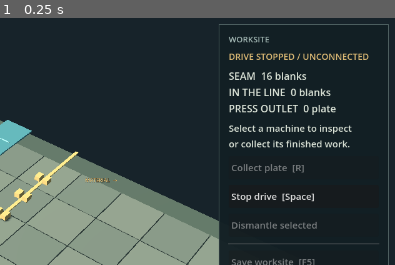
Above: before the commit, frame 1.
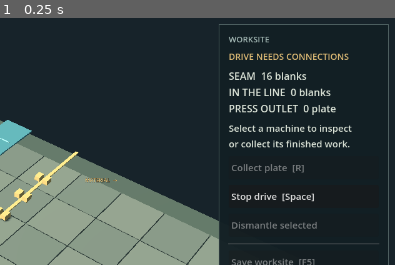
Above: after the commit, the same moment.

Repository: dan-garvey/factory_project
Game: Godot game, scene res://opening/opening.tscn
The game is run twice, just before and just after one commit, with the same random seed, the same clock (stepped at 60 frames per second) and the same inputs. This scene is started directly instead of the project's main scene.
Inputs:
- Up to frame 1 (0.25 s): no input
The pictures show only the part of the screen within x 50-100%, y 0-50%; the shares and areas given below are measured in that part.

The runs differ from the first frame. In frame 1, 0.6% of the frame differs, in the area x 64-94%, y 14-18%.

Commit message:
feat: clarify opening inspection and reconnect feedback
Explain missing material and drive links, stopped power and retained work using confirmed projection facts. Suppress action advice while shared input is pending or the connection is unavailable, and show the actual connection failure beside any retained uncertain-action warning.

Combine the independently reviewed inspector and connection-message changes without altering Model, Session, Store, item ownership or retry behavior. Preserve the original layout and hidden-cause failures. Current-main canonical and immutable staged checks pass136 tests and all58 project scripts; the normal hook repeats the gate. Component native evidence is independently verified. A distinct combined current-main consumer is still required before publication; this does not establish human play, arbitrary-resolution layout or moving-world networking.

Diff:
--- /dev/null
+++ b/experiments/engine-environment/godot/opening/inspection_check.gd
@@ -0,0 +1,133 @@
+extends "res://opening/opening_check.gd"
+## Actual selected-inspector input and retained-work/save/Help consumer.
+var observations: Dictionary = {}
+var evidence := ""
+
+func observe(label: String) -> void:
+	scene._refresh()
+	observations[label] = {"projection": scene.model.projection(), "inspector": scene.inspector.text,
+		"power_label": scene.power_label.text, "selected": scene.selected,
+		"inspector_rect": [scene.inspector.position.x, scene.inspector.position.y, scene.inspector.size.x, scene.inspector.size.y]}
+	_check(scene.inspector.get_global_rect().end.x <= 1262, "Inspector stays within its worksite panel")
+	_check(scene.load_button.get_global_rect().end.y < 694, "Inspector leaves bottom controls readable")
+
+func capture(label: String) -> void:
+	if DisplayServer.get_name() != "headless":
+		await RenderingServer.frame_post_draw
+		_check(root.get_texture().get_image().save_png(evidence.path_join(label + ".png")) == OK, "Actual inspector capture saved")
+
+func inspect(x: int) -> void:
+	var before: Dictionary = scene.model.checkpoint()
+	await _key(KEY_I)
+	await _click_cell(x)
+	_check(scene.model.checkpoint() == before, "Inspection does not issue a command or change authority")
+
+func _run() -> void:
+	root.size = Vector2i(1280, 800)
+	for argument in OS.get_cmdline_user_args():
+		if argument.begins_with("--evidence="):
+			evidence = argument.trim_prefix("--evidence=")
+	_check(evidence.is_absolute_path() and DirAccess.dir_exists_absolute(evidence), "Owned external evidence directory required")
+	scene = load("res://opening/opening.tscn").instantiate()
+	scene.auto_advance = false
+	scene.configure_save_slot(evidence.path_join("worksite.factory"))
+	root.add_child(scene)
+	await process_frame
+	await physics_frame
+	for entry in [[KEY_4, -1], [KEY_1, 0], [KEY_2, 1], [KEY_3, 2]]:
+		await _key(entry[0])
+		await _click_cell(entry[1])
+	await inspect(2)
+	observe("missing_material")
+	_check("No material inlet linked." in scene.inspector.text and "[F] link Belt → Press." in scene.inspector.text, "Press names missing material link")
+	await capture("missing-material")
+	await inspect(0)
+	_check("[F] link Collector → Belt." in scene.inspector.text, "Collector names its actual outlet path")
+	await _connect(KEY_F, 0, 1)
+	await inspect(1)
+	_check("No material outlet linked." in scene.inspector.text and "[F] link Belt → Press." in scene.inspector.text, "Belt distinguishes outlet from connected inlet")
+	await _connect(KEY_F, 1, 2)
+	await inspect(2)
+	observe("missing_drive")
+	_check("Drive needs connections." in scene.inspector.text and "[G]" in scene.inspector.text and not "[Space]" in scene.inspector.text, "Missing drive never claims Space repairs it")
+	_check(scene.power_label.text == "DRIVE NEEDS CONNECTIONS", "Power label distinguishes unconnected drive")
+	await capture("missing-drive")
+	await _key(KEY_SPACE)
+	observe("switched_off_unconnected")
+	_check(scene.power_label.text == "DRIVE SWITCHED OFF" and "[Space] enables" in scene.inspector.text, "Switch-off differs from missing connections")
+	await _key(KEY_SPACE)
+	_check("[G]" in scene.inspector.text, "Enabling alone still calls for real drive connections")
+	for pair in [[-1, 0], [0, 1], [1, 2]]:
+		await _connect(KEY_G, pair[0], pair[1])
+	scene.model.advance(4)
+	await inspect(2)
+	observe("working")
+	_check(scene.state.stock.held == 1 and scene.state.remaining == 2 and "Working: 2 ticks" in scene.inspector.text, "Held work is shown as processing, not missing input")
+	await _key(KEY_SPACE)
+	var paused: Dictionary = scene.model.checkpoint()
+	scene.model.advance(3)
+	observe("paused")
+	_check(scene.state.stock == paused.stock.merged({"player": 0}) and scene.state.remaining == 2 and "Drive switched off." in scene.inspector.text, "Stopped advice preserves exact unfinished phase")
+	await _key(KEY_F5)
+	var saved: Dictionary = scene.model.checkpoint()
+	_check(scene.last_save_result.accepted, "Actual F5 still saves held work")
+	await _key(KEY_H)
+	await _key(KEY_RIGHT)
+	await _key(KEY_H)
+	_check(scene.model.checkpoint() == saved, "Read-only Help does not change live checkpoint")
+	await _key(KEY_SPACE)
+	scene.model.advance(12)
+	scene._refresh()
+	observe("blocked")
+	_check(scene.state.stock.output == 1 and scene.state.stock.held == 1 and scene.state.remaining == 0, "Ordinary construction reaches real blocked held work")
+	_check("Outlet full; plate ready." in scene.inspector.text and "[R] collect" in scene.inspector.text, "Full outlet names recovery action")
+	await capture("blocked")
+	await _key(KEY_R)
+	observe("retrieved")
+	_check(scene.state.inventories.get("P", 0) == 1 and scene.state.stock.output == 0, "Actual R transfers one existing plate")
+	_check("Work done; blank retained." in scene.inspector.text, "Completed held work awaits next real tick after retrieval")
+	scene.model.advance()
+	scene._refresh()
+	observe("recovered")
+	_check(scene.state.stock.output == 1 and scene.state.stock.held == 1 and scene.state.remaining == 2, "Freeing outlet resumes retained work")
+	await _key(KEY_F9)
+	_check(scene.model.checkpoint() == saved and scene.selected.is_empty(), "Actual F9 preserves exact saved work and clears stale selection")
+	await inspect(2)
+	observe("restored")
+	_check("Drive switched off." in scene.inspector.text and scene.state.remaining == 2 and scene.state.stock.held == 1, "Restored inspector derives from actual restored paused state")
+	_check(_conserved(), "Finite quantities remain conserved")
+	# A separate declared fresh worksite builds drive FIRST. Missing material
+	# advice must respect the existing stop-before-edit authority contract.
+	scene.free()
+	scene = load("res://opening/opening.tscn").instantiate()
+	scene.auto_advance = false
+	root.add_child(scene)
+	await process_frame
+	await physics_frame
+	for entry in [[KEY_4, -1], [KEY_1, 0], [KEY_2, 1], [KEY_3, 2]]:
+		await _key(entry[0])
+		await _click_cell(entry[1])
+	for pair in [[-1, 0], [0, 1], [1, 2]]:
+		await _connect(KEY_G, pair[0], pair[1])
+	await inspect(2)
+	observe("drive_first")
+	_check(scene.state.powered and "Inlet missing. Stop [Space]." in scene.inspector.text, "Running drive requires stopping before a missing material link edit")
+	await _connect(KEY_F, 1, 2)
+	_check(scene.state.links.is_empty() and "Stop the drive" in scene.status_label.text, "Actual authority still refuses editing powered machinery")
+	await _key(KEY_SPACE)
+	await _connect(KEY_F, 0, 1)
+	await _connect(KEY_F, 1, 2)
+	await _key(KEY_SPACE)
+	scene.model.advance(3)
+	await inspect(2)
+	observe("input_ready")
+	_check(scene.state.stock.input == 1 and scene.state.stock.held == 0 and "Blank ready to press." in scene.inspector.text, "Present input is distinct from waiting for a blank")
+	var file := FileAccess.open(evidence.path_join("inspection.json"), FileAccess.WRITE)
+	file.store_string(JSON.stringify({"observations": observations, "failures": failures}))
+	file.close()
+	if failures.is_empty():
+		print("OPENING_INSPECTION_PASS")
+		quit(0)
+	else:
+		print("OPENING_INSPECTION_FAIL " + JSON.stringify(failures))
+		quit(1)
--- a/experiments/engine-environment/godot/opening/opening.gd
+++ b/experiments/engine-environment/godot/opening/opening.gd
@@ -562,7 +562,7 @@
 	confirm_button.text = "Objective confirmed" if goal_confirmed else "Confirm four plates"
 	stock_label.text = "SEAM  %d blanks\nIN THE LINE  %d blanks\nPRESS OUTLET  %d plate" % [state.stock.source,
 		state.stock.collector + state.stock.belt + state.stock.input + state.stock.held, state.stock.output]
-	power_label.text = "DRIVE RUNNING" if state.get("powered", false) else "DRIVE STOPPED / UNCONNECTED"
+	power_label.text = "DRIVE RUNNING" if state.get("powered", false) else "DRIVE SWITCHED OFF" if not state.get("power_enabled", true) else "DRIVE NEEDS CONNECTIONS"
 	power_button.text = "Stop drive  [Space]" if state.get("power_enabled", true) else "Start drive  [Space]"
 	power_button.disabled = explanation_open
 	save_button.disabled = explanation_open or not save_slot_ready
@@ -585,8 +585,47 @@
 		inspector.text = "%s\nSquare %s" % [NAMES.get(state.entities[selected].kind, selected), str(state.entities[selected].cell)]
 		if state.entities[selected].kind == "processor":
 			inspector.text += "\n%d in · %d held · %d ready" % [state.stock.input, state.stock.held, state.stock.output]
+		inspector.text += "\n" + _inspection_hint()
 	else:
 		inspector.text = "Select a machine to inspect\nor collect its finished work."
+
+func _inspection_hint() -> String:
+	# Describe confirmed projection facts only. This is advice, never admission
+	# or a second power solver; the authority still decides every command.
+	var kind: String = state.entities[selected].kind
+	if kind == "processor" and state.stock.output > 0:
+		return "Outlet full; plate ready.\n[R] collect to make room."
+	if not state.get("power_enabled", true):
+		return "Drive switched off.\n[Space] enables the drive."
+	if kind == "processor" and state.stock.held > 0 and state.get("powered", false):
+		if state.remaining == 0:
+			return "Work done; blank retained.\nNext drive tick releases plate."
+		return "Working: %d ticks remaining.\nHeld blank stays in the press." % state.remaining
+	if kind in ["belt", "processor"] and not _has_material_connection(true):
+		return ("Inlet missing. Stop [Space].\n" if state.get("powered", false) else "No material inlet linked.\n") + "[F] link " + ("Collector → Belt." if kind == "belt" else "Belt → Press.")
+	if kind in ["collector", "belt"] and not _has_material_connection(false):
+		return ("Outlet missing. Stop [Space].\n" if state.get("powered", false) else "No material outlet linked.\n") + "[F] link " + ("Collector → Belt." if kind == "collector" else "Belt → Press.")
+	if not state.get("powered", false):
+		return "Drive needs connections.\n[G] link wheel + all machines."
+	if kind == "processor":
+		if state.stock.input > 0:
+			return "Blank ready to press.\nNext drive tick starts work."
+		return "Waiting for a blank.\nInspect the Belt upstream."
+	if kind == "collector":
+		if state.stock.source == 0:
+			return "Seam depleted.\nNo blanks remain to collect."
+		if state.stock.collector > 0:
+			return "Collector outlet occupied.\nInspect the Belt downstream."
+		return "Collecting finite seam blanks.\nBelt takes the next blank."
+	if kind == "belt":
+		return "Belt carrying a blank.\nInspect the Press downstream." if state.stock.belt > 0 else "Waiting for a blank.\nInspect the Collector upstream."
+	return "Wheel powers the whole line.\n[Space] stops it for editing."
+
+func _has_material_connection(incoming: bool) -> bool:
+	for pair in state.links:
+		if pair[1 if incoming else 0] == selected:
+			return true
+	return false
 
 func _update_cursor() -> void:
 	hover.visible = hover_cell.x >= -2 and hover_cell.x <= 4 and hover_cell.y >= -2 and hover_cell.y <= 4 and not explanation_open
@@ -669,6 +708,8 @@
 	power_label = _label(right, "", 14, Color("dfbc76"))
 	stock_label = _label(right, "", 16)
 	inspector = _label(right, "", 15)
+	inspector.custom_minimum_size.x = 238
+	inspector.autowrap_mode = TextServer.AUTOWRAP_WORD_SMART
 	retrieve_button = _button(right, "Collect plate  [R]", _retrieve)
 	power_button = _button(right, "Stop drive  [Space]", _toggle_power)
 	remove_button = _button(right, "Dismantle selected", _remove_selected)
--- a/experiments/engine-environment/godot/opening/shared_check.gd
+++ b/experiments/engine-environment/godot/opening/shared_check.gd
@@ -16,6 +16,7 @@
 var checks := 0
 var defer_connect := false
 var fatal := false
+var transport_disconnect_reason := ""
 
 func _initialize() -> void:
 	call_deferred("_run")
@@ -35,6 +36,7 @@
 	scene = load("res://opening/shared_opening.tscn").instantiate()
 	scene.connect_on_ready = not defer_connect
 	root.add_child(scene)
+	scene.session.disconnected.connect(func(reason: String): transport_disconnect_reason = reason)
 	current_scene = scene
 	await process_frame
 	await physics_frame
@@ -184,6 +186,11 @@
 		"last_local_result": scene.last_local_result.duplicate(true), "confirmed": scene.goal_confirmed,
 		"goal": scene.goal_label.text, "confirm_disabled": scene.confirm_button.disabled,
 		"connection_label": scene.connection_label.text, "message": scene.status_label.text,
+		"transport_disconnect_reason": transport_disconnect_reason,
+		"inspector": scene.inspector.text, "power_label": scene.power_label.text,
+		"inspector_rect": [scene.inspector.get_global_rect().position.x, scene.inspector.get_global_rect().position.y,
+			scene.inspector.size.x, scene.inspector.size.y],
+		"worksite_bottom": scene.disconnect_button.get_global_rect().end.y,
 		"save_slot": scene.save_slot, "save_ready": scene.save_slot_ready, "save_owned": scene.save_slot_owned,
 		"save_disabled": scene.save_button.disabled, "load_disabled": scene.load_button.disabled,
 		"save_result": scene.last_save_result.duplicate(true), "load_result": scene.last_load_result.duplicate(true),
--- a/experiments/engine-environment/godot/opening/shared_opening.gd
+++ b/experiments/engine-environment/godot/opening/shared_opening.gd
@@ -125,9 +125,17 @@
 	pending_actions.clear()
 	selected = ""
 	pending_link = ""
-	_message("Disconnected. Last confirmed worksite is read-only. %s" % reason, true)
+	var cause: String = {"closed": "Disconnected locally.", "Closed locally": "Disconnected locally.",
+		"server_disconnected": "The server closed the connection.",
+		"connection_failed": "Could not connect to the worksite.",
+		"connection_timeout": "The worksite did not respond in time.",
+		"role_unavailable": "That participant is already connected.",
+		"already_joined": "This connection has already joined.",
+		"not_joined": "The server has not admitted this connection.",
+		"invalid_welcome": "The server did not send a usable worksite."}.get(reason, "Connection ended.")
 	if _has_unknown_actions():
-		_message("Disconnected. The last action's outcome is unknown; it will not retry automatically.", true)
+		cause += " An earlier action's outcome is unknown; it will not retry automatically."
+	_message(cause + " Last confirmed worksite is read-only.", true)
 	_refresh_ui()
 	_update_cursor()
 
@@ -262,11 +270,22 @@
 	_message("Loading is unavailable in this shared-session prototype.", true)
 	return last_load_result.duplicate(true)
 
+func _inspection_hint() -> String:
+	if not session.is_ready():
+		return "Last confirmed state only.\nReconnect before interacting."
+	if not pending_actions.is_empty():
+		return "Action awaiting the server.\nWait for its decision."
+	return super._inspection_hint()
+
 func _refresh_ui() -> void:
 	if stock_label == null:
 		return
 	if _usable_snapshot():
 		super._refresh_ui()
+		if not session.is_ready():
+			inspector.text = "Last confirmed state only.\nReconnect before interacting."
+		elif not pending_actions.is_empty() and not state.entities.has(selected):
+			inspector.text = "Action awaiting the server.\nWait for its decision."
 	else:
 		goal_label.text = "FIRST SHIFT\nWaiting for the shared worksite"
 		stock_label.text = "No server state received"
Not shown, changed: experiments/engine-environment/godot/opening/README.md
Not shown, changed: experiments/engine-environment/godot/opening/shared_opening.md
Not shown, added: scripts/opening_inspection_cases.py
Not shown, added: scripts/opening_recovery_feedback_cases.py
